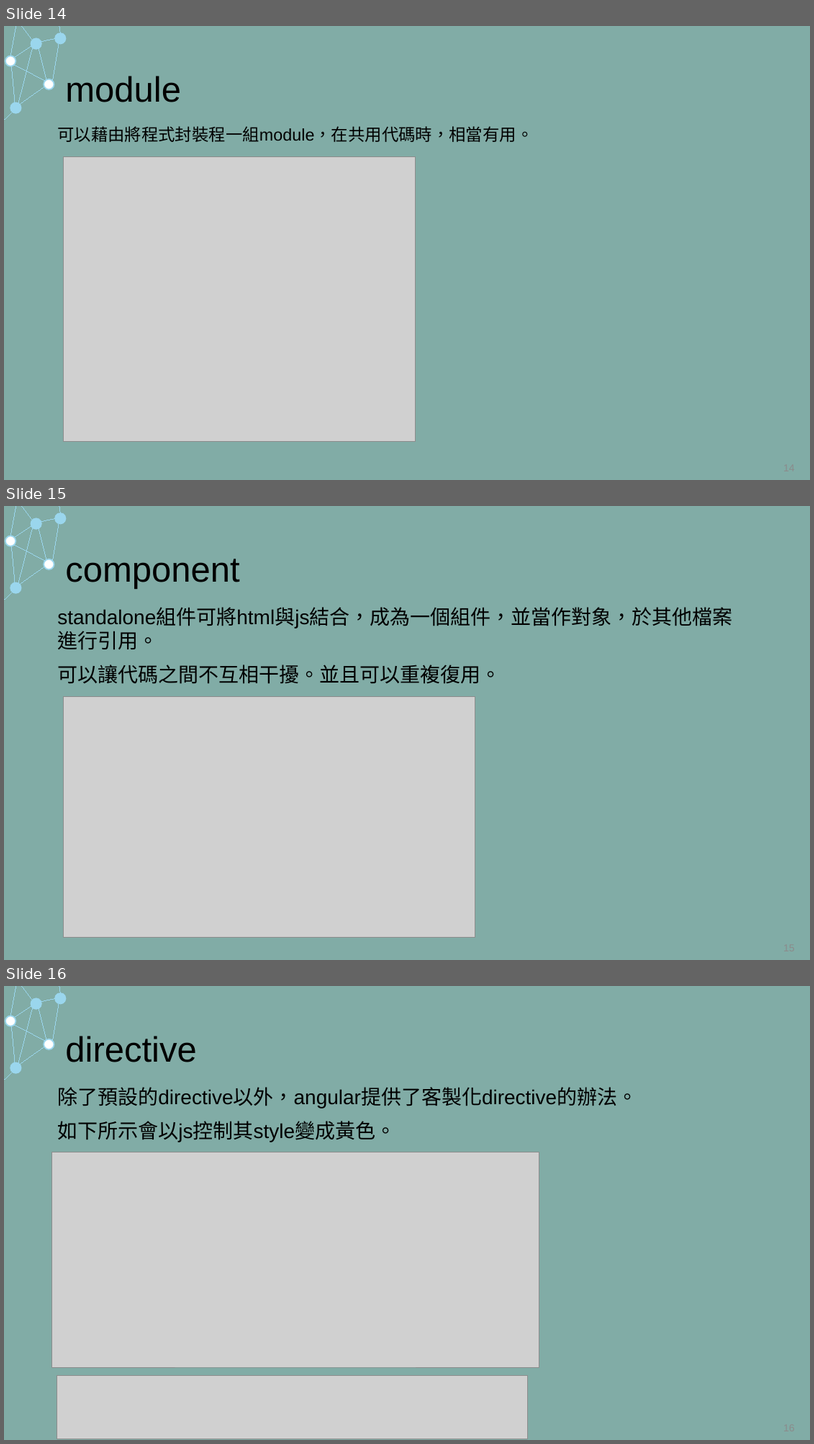
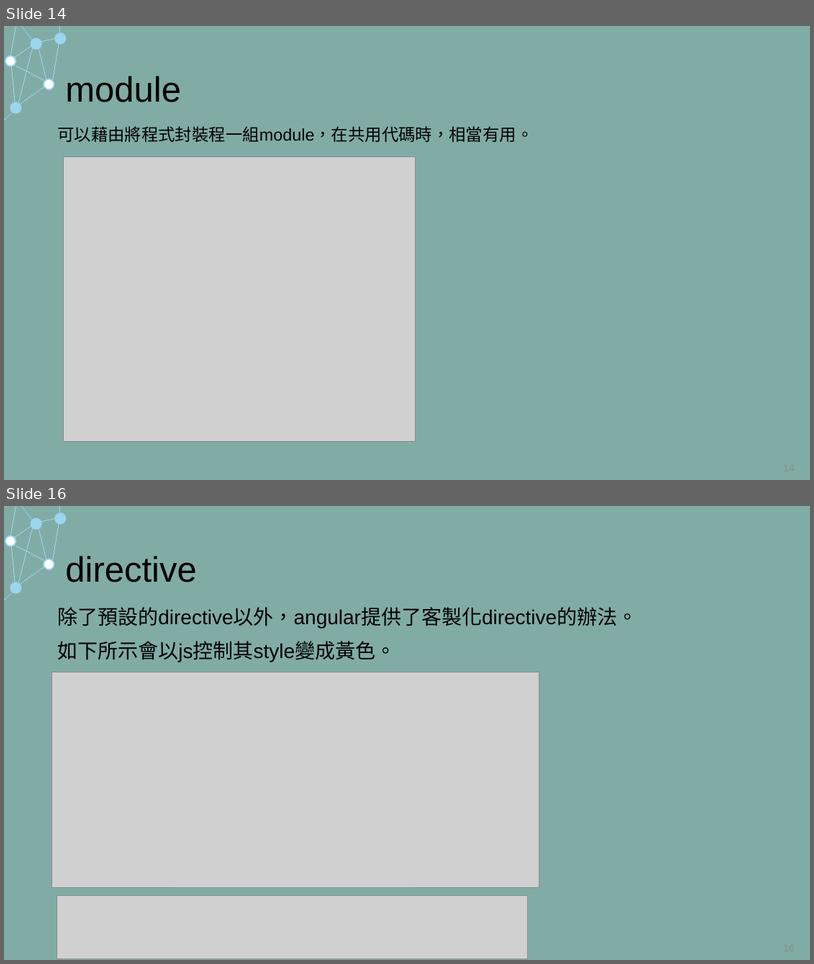
Before and after one commit to whatevercalled/yunshin_20240216_powerpointing, a slide deck: 10questionsBeingAsked.pptx. Shown one above the other, each under a label of ours: slides 14, 15 and 16 before the commit, slides 14 and 16 after it; the slides between them are not shown. The pictures are 814x1444 and 814x964 pixels, drawn with LibreOffice and Linux fonts; fonts in the diff are those of the drawing; grey boxes stand for pictures; background and template pictures are left out. Boxes give left, top, right and bottom in pixels: in the first picture for what was removed or moved away, otherwise in the second. Text is boxed around its words. In the diff, an @@ line names an element or a change of style, - is before the commit and + after.

```diff
--- a/10questionsBeingAsked.pptx
+++ b/10questionsBeingAsked.pptx
@@ slide 15 removed at box(4, 506, 810, 960), background #81ACA6; not listed: 17 template elements that a slide beside it also shows @@
@@ title removed at box(65, 559, 239, 589) @@
-component
@@ text removed at box(57, 608, 733, 684) @@
-standalone組件可將html與js結合，成為一個組件，並當作對象，於其他檔案進行引用。
-可以讓代碼之間不互相干擾。並且可以重複復用。
@@ picture removed at box(63, 697, 475, 937) @@
@@ page number removed at box(620, 936, 801, 960) @@
-15
```
Also in this commit, not shown: 4 slides changed, 2 slides added, 1 other slide removed, 1 other file.
